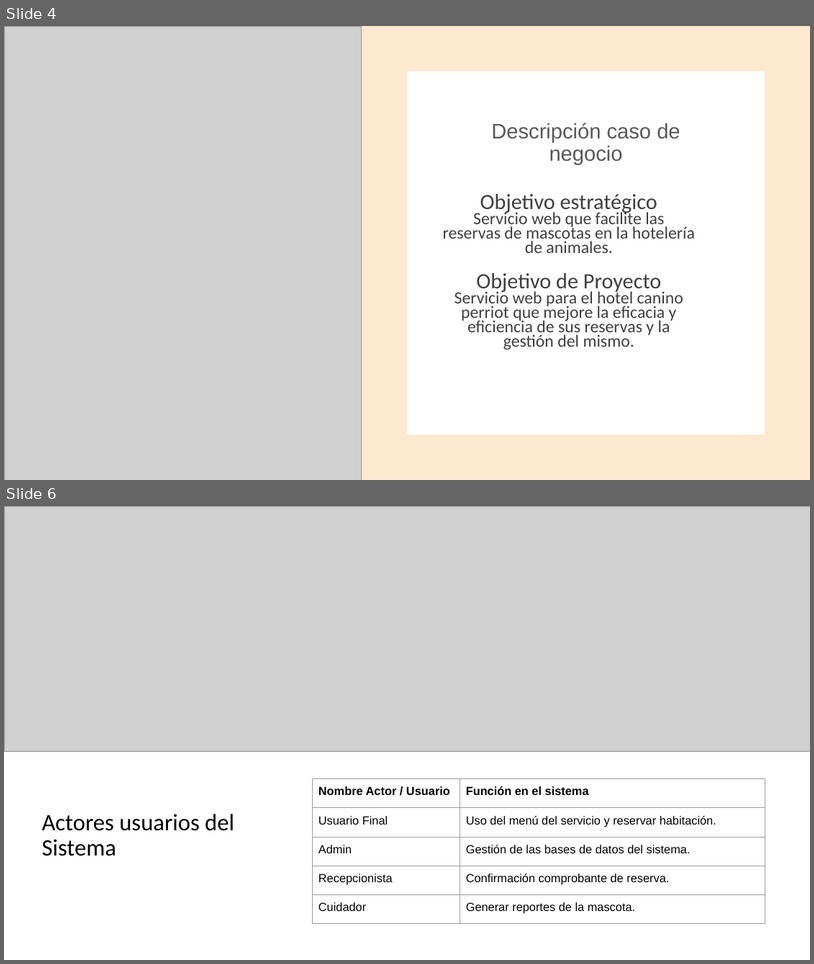
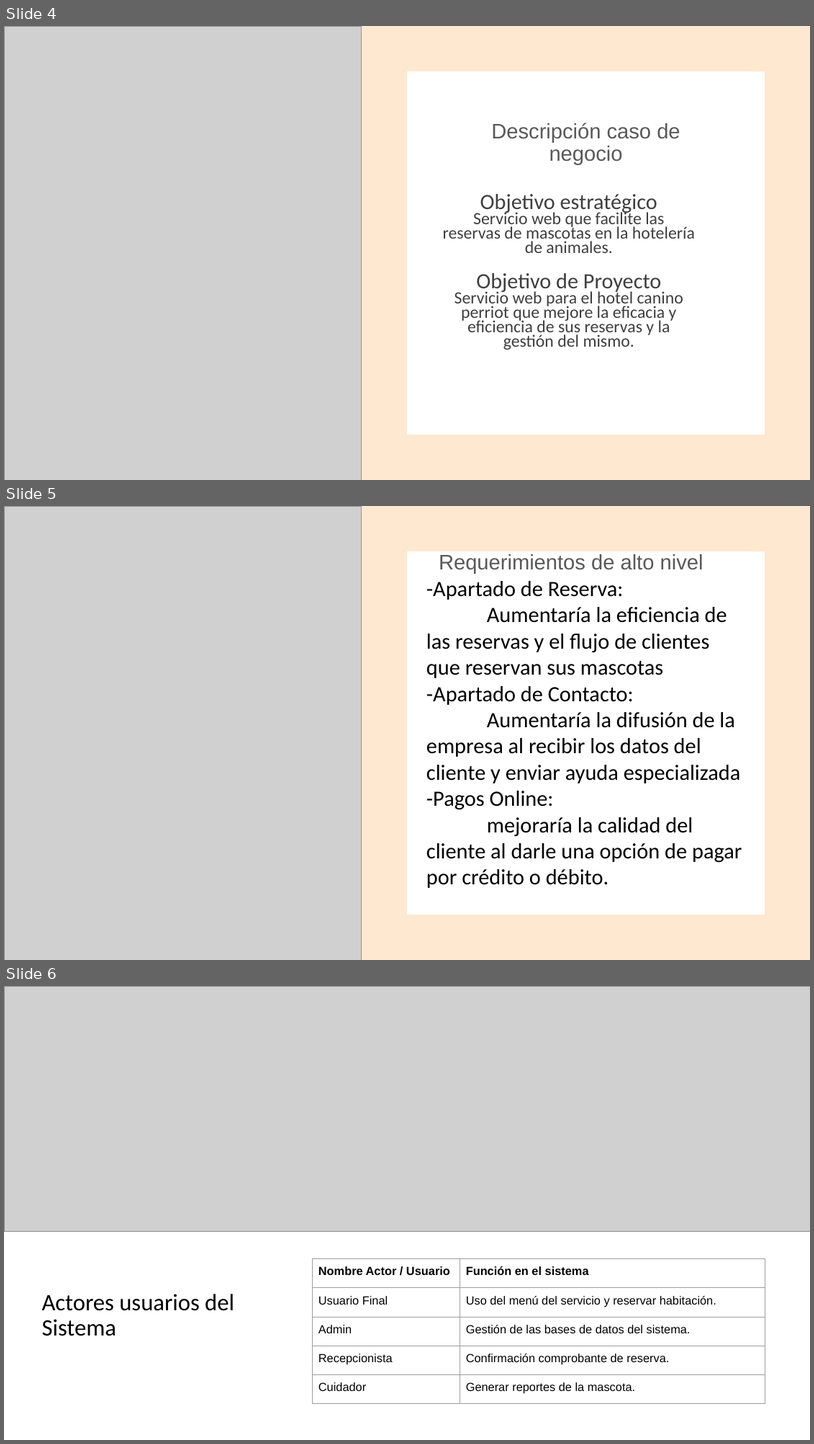
Before and after one commit to Gabrielavendano/2024_2_MA_CAPSTONE_001D_GRUPO_08, a slide deck: Fase 2/Evidencias Proyecto/PRESENTACION-PARCIAL 2.pptx. Shown one above the other, each under a label of ours: slides 4 and 6 before the commit, slides 4, 5 and 6 after it; the slides between them are not shown. The pictures are 814x964 and 814x1444 pixels, drawn with LibreOffice and Linux fonts; fonts in the diff are those of the drawing; grey boxes stand for pictures. Boxes give left, top, right and bottom in pixels: in the first picture for what was removed or moved away, otherwise in the second. Text is boxed around its words. In the diff, an @@ line names an element or a change of style, - is before the commit and + after.

```diff
--- a/Fase 2/Evidencias Proyecto/PRESENTACION-PARCIAL 2.pptx
+++ b/Fase 2/Evidencias Proyecto/PRESENTACION-PARCIAL 2.pptx
@@ slide 5 added at (4,506,810,960), background #FFFFFF @@
@@ picture added at (4,506,362,960) @@
@@ rectangle added at (362,506,810,960), fill #FEE8CF @@
@@ rectangle added at (407,551,766,914), fill #FFFFFF @@
@@ text added at (439,554,704,574), 25 pt, text #595959 @@
+Requerimientos de alto nivel
@@ text added at (427,581,742,888), 26 pt, text #000000 @@
+-Apartado de Reserva:
+Aumentaría la eficiencia de las reservas y el flujo de clientes que reservan sus mascotas
+-Apartado de Contacto:
+Aumentaría la difusión de la empresa al recibir los datos del cliente y enviar ayuda especializada
+-Pagos Online:
+mejoraría la calidad del cliente al darle una opción de pagar por crédito o débito.
```
Also in this commit, not shown: 6 slides changed, 7 other slides added, 1 slide removed, 28 other files.
